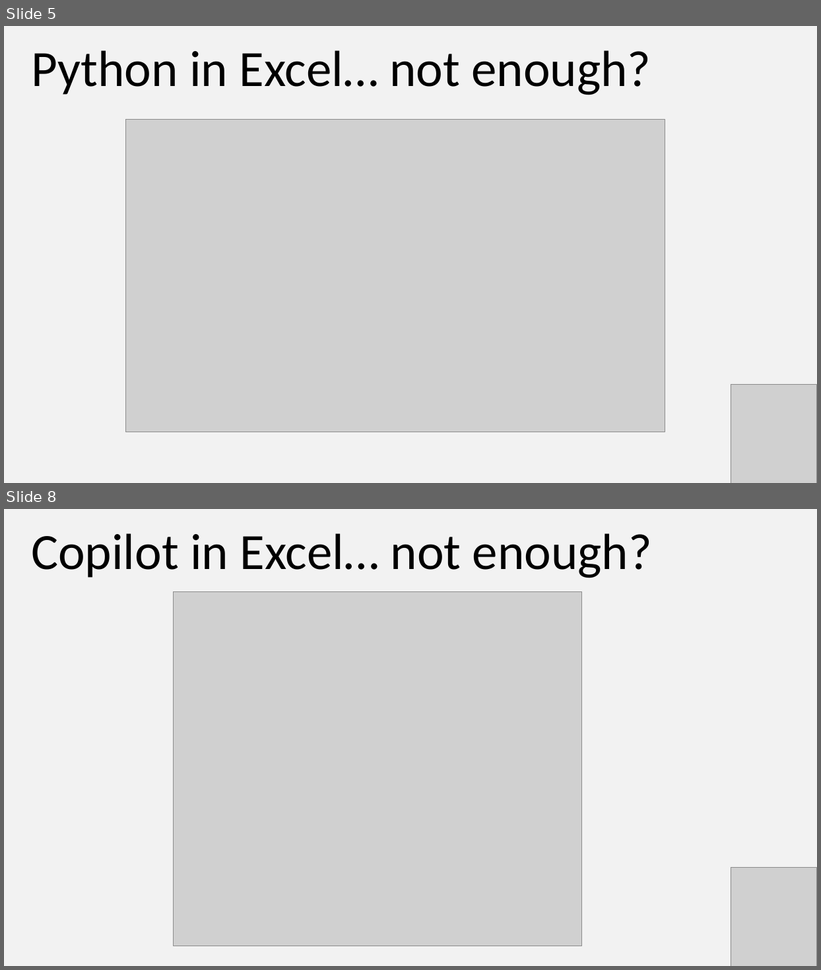
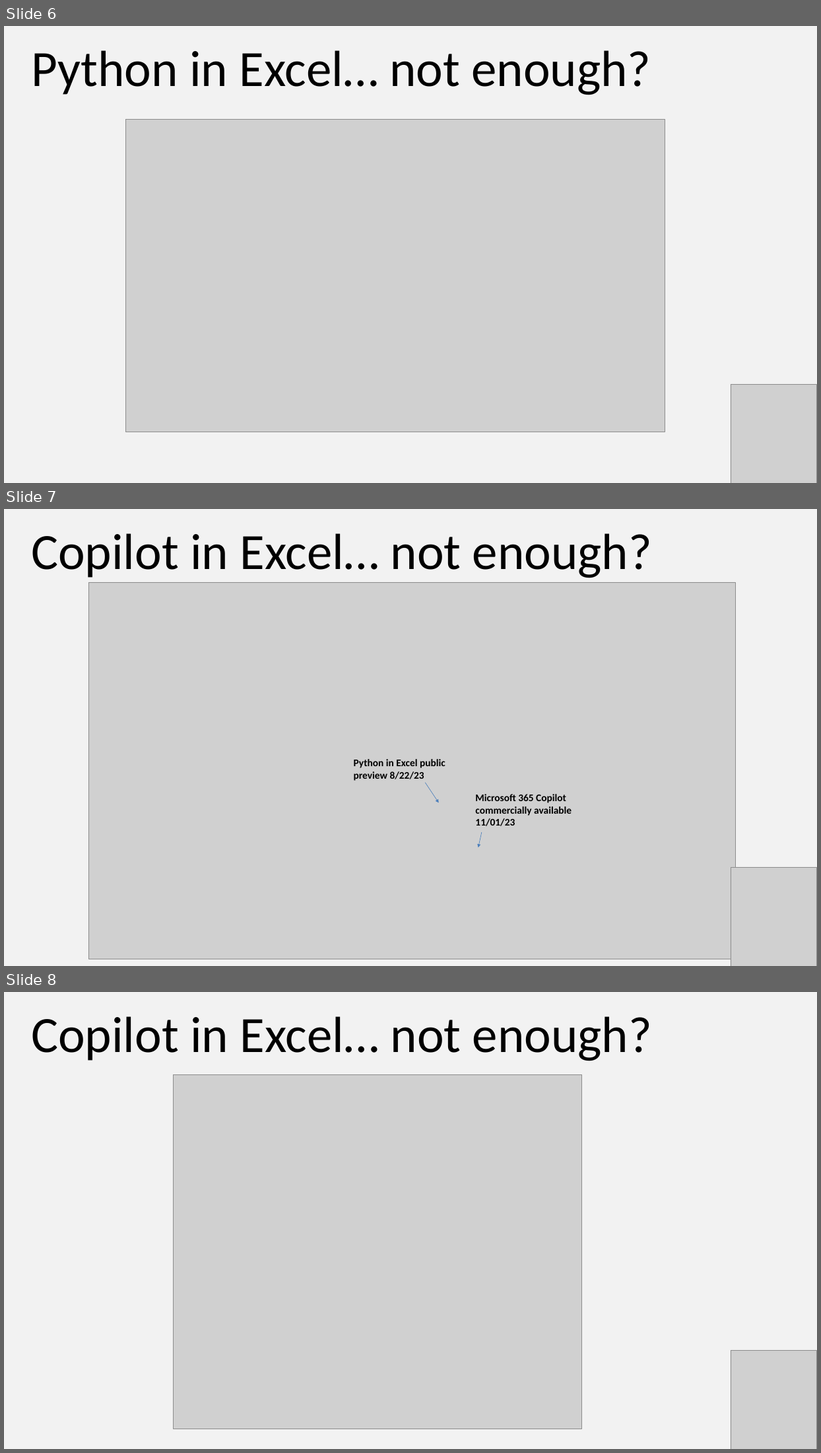
Before and after one commit to stringfestdata/xlgs-python-excel-copilot, a slide deck: xlgs-python-excel-copilot-slides.pptx. Shown one above the other, each under a label of ours: slides 5 and 8 before the commit, slides 6, 7 and 8 after it; the slides between them are not shown. The pictures are 821x970 and 821x1453 pixels, drawn with LibreOffice and Linux fonts; fonts in the diff are those of the drawing; grey boxes stand for pictures. Boxes give left, top, right and bottom in pixels: in the first picture for what was removed or moved away, otherwise in the second. Text is boxed around its words. In the diff, an @@ line names an element or a change of style, - is before the commit and + after.

```diff
--- a/xlgs-python-excel-copilot-slides.pptx
+++ b/xlgs-python-excel-copilot-slides.pptx
@@ slide 7 added at (4,509,817,966), background #F2F2F2 @@
@@ text added at (31,533,652,578), 90 pt, text #000000 @@
+Copilot in Excel… not enough?
@@ picture added at (88,582,736,959) @@
@@ text added at (354,759,446,781), 18 pt, text #000000, bold @@
+Python in Excel public preview 8/22/23
@@ arrow added from (425, 783) to (439, 803), #4B7EBC 0.75 pt @@
@@ text added at (475,794,572,826), 18 pt, text #000000, bold @@
+Microsoft 365 Copilot commercially available 11/01/23
@@ arrow added from (482, 832) to (479, 848), #4B7EBC 0.75 pt @@
@@ picture added at (731,867,816,966) @@
@@ what was slide 5 is now slide 6 @@
```
Also in this commit, not shown: 11 other slides added, 3 other files.
